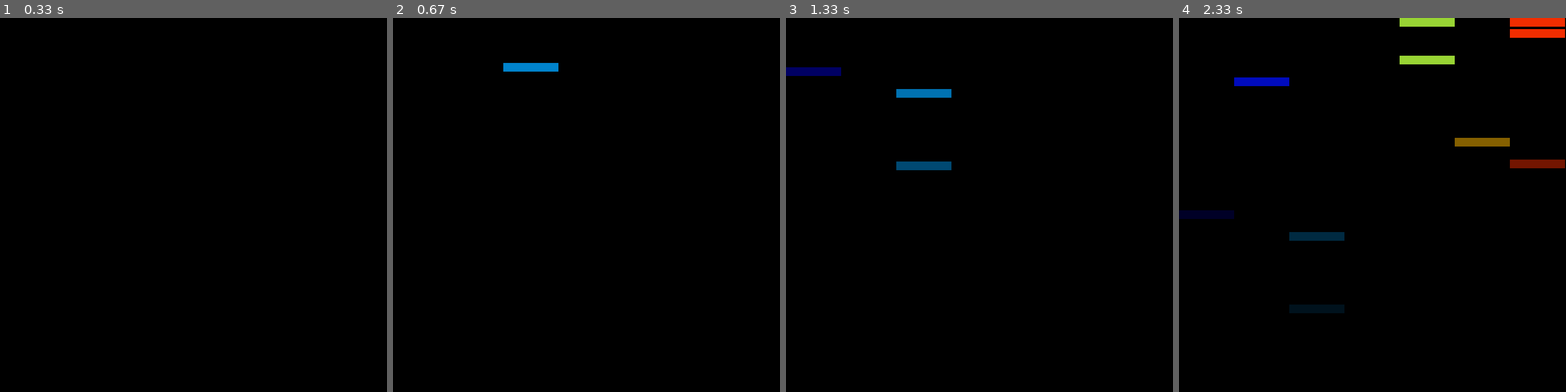
Above: before the commit, frames 1-4 (left to right).
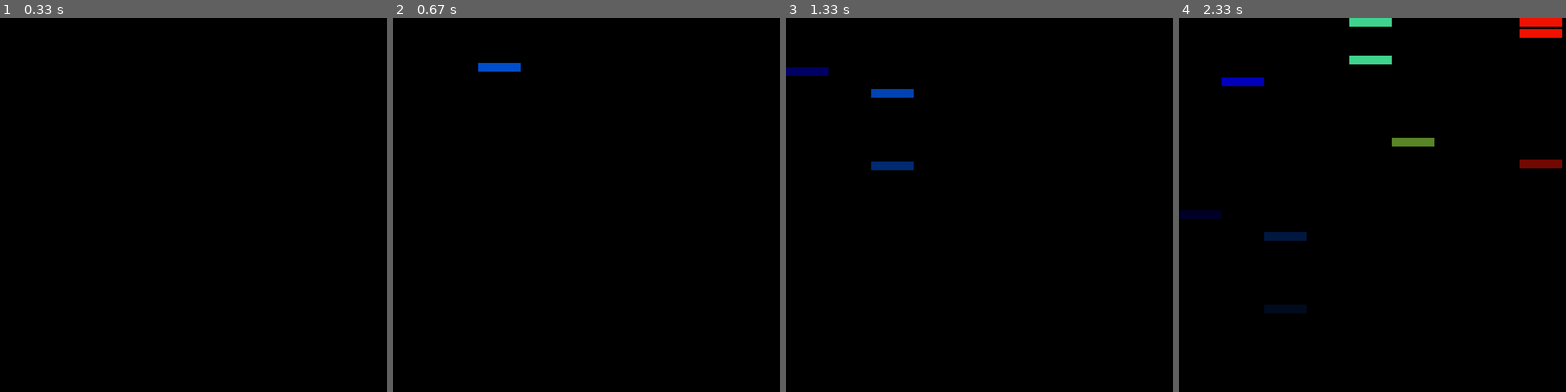
Above: after the commit, the same moments.

Repository: gabrielhuang/visual-instrument
Game: pygame game, started from pygame_demo.py
The game is run twice, just before and just after one commit, with the same random seed, the same clock (stepped at 60 frames per second) and the same inputs. The source is Python 2; it was converted automatically to run under Python 3.
Inputs:
- Up to frame 1 (0.33 s): no input
- Up to frame 2 (0.67 s): hold D from 0.33 s (still down)
- Up to frame 3 (1.33 s): release D at 0.8 s; hold D 0.83-1.3 s; tap K at 0.98 s
- Up to frame 4 (2.33 s): hold A 1.33-1.87 s; tap 2 at 1.48 s; hold S 1.9-2.2 s; tap 1 at 2.05 s; hold A from 2.23 s (still down)

Frame 1 is identical in both runs. In frame 2, 0.5% of the frame differs, in the area x 22-43%, y 12-15%; in frame 3, 1.0%; in frame 4, 3.6%, in the area x 11-100%, y 0-79%.

Commit message:
more house!!

Diff:
--- a/pygame_demo.py
+++ b/pygame_demo.py
@@ -49,12 +49,14 @@
 
 def get_mappings_house():
     sounds = {
-       'kick':  Sound("samples/Bass-Drum-1.wav"),
+       'kick':  Sound("samples/house-Kick.wav"),
        'snare':  Sound("samples/Snare 16.wav"),
        'drumloop_1':  Sound("samples/House_Kit_01-Full_Drums-125-E.wav"),
        'drumloop_2':  Sound("samples/House_Kit_01-Kickless_Drums-125-E.wav"),
        'bass_e': Sound('samples/Bass E.wav'),
        'bass_f': Sound('samples/Bass F.wav'),
+       'chord_c': Sound('samples/house-Chord C.wav'),
+       'chord_g': Sound('samples/house-Chord G.wav'),
        'hat': Sound('samples/Hat 6.wav')
     }
     mappings = {
@@ -65,6 +67,8 @@
         pygame.K_f: 'drumloop_2',
         pygame.K_1: 'bass_e',
         pygame.K_2: 'bass_f',
+        pygame.K_3: 'chord_c',
+        pygame.K_4: 'chord_g',
     }
     return sounds, mappings
 
Not shown, added: samples/house-Chord C.wav
Not shown, added: samples/house-Chord G.wav
Not shown, added: samples/house-Kick.wav
